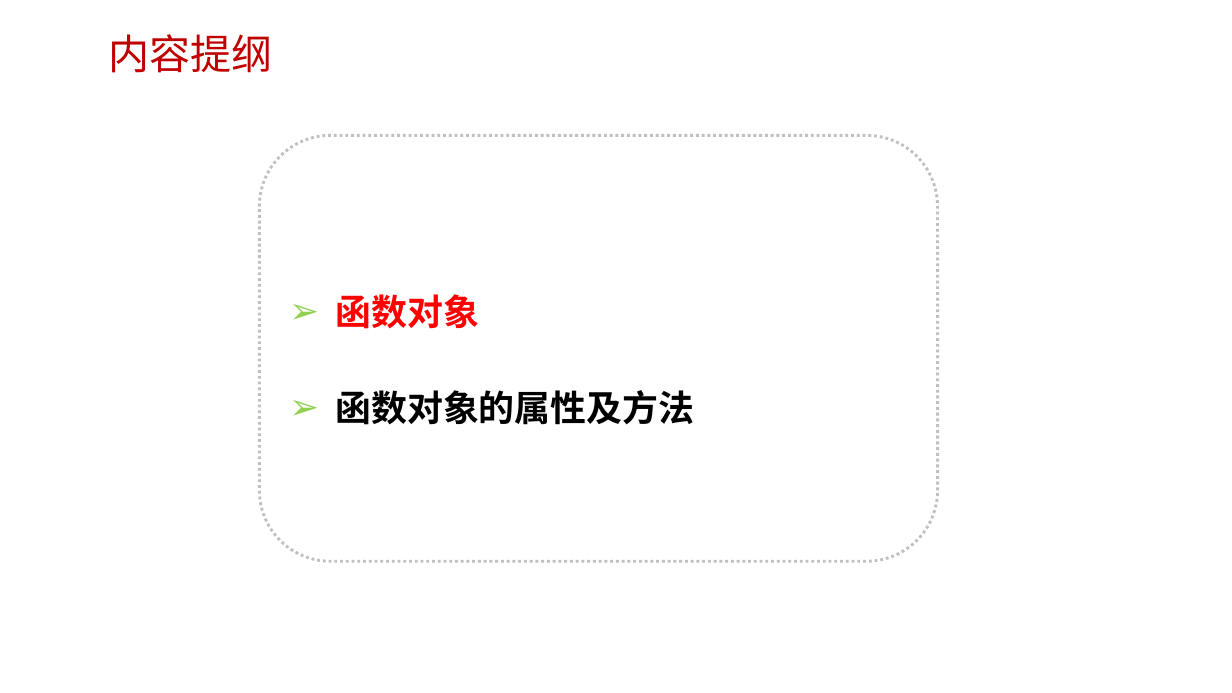
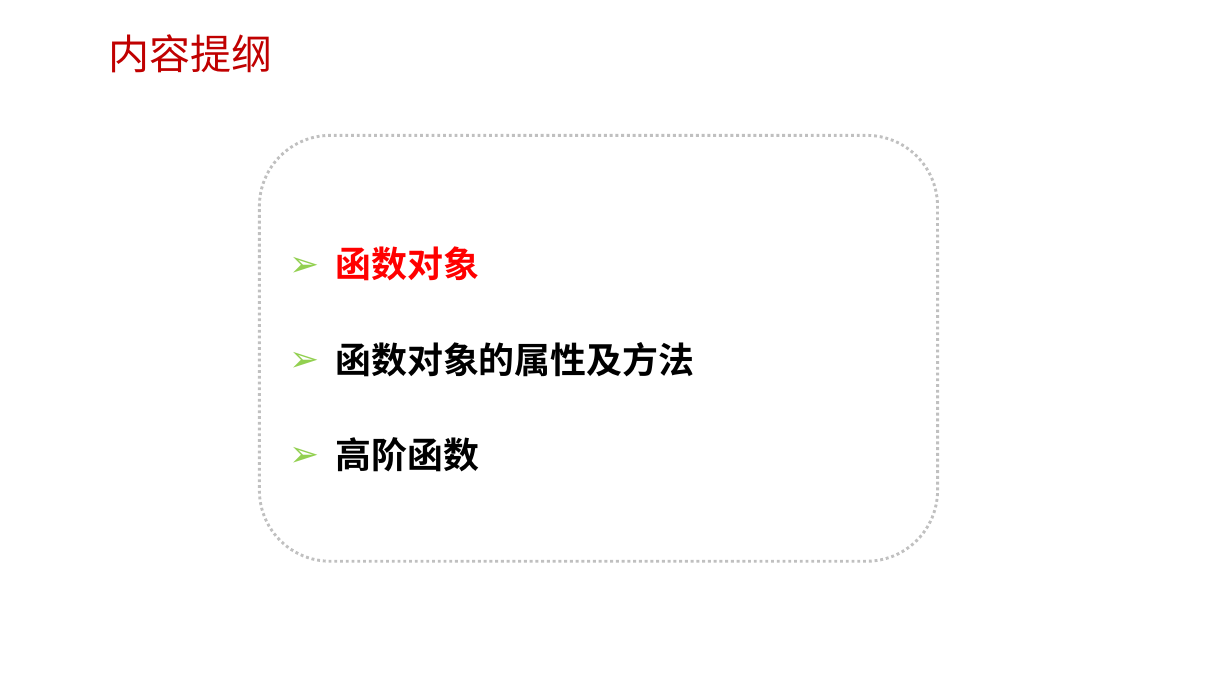
Before and after one commit to edu2act/course-javascript-advanced, a slide deck: slide 17 of 课程PPT/04.JavaScript函数进阶一.pptx. Drawn at 1232x693 pixels with LibreOffice and Linux fonts; fonts in the diff are those of the drawing; background and template pictures are left out. Boxes give left, top, right and bottom in pixels: in the first picture for what was removed or moved away, otherwise in the second. Text is boxed around its words. In the diff, an @@ line names an element or a change of style, - is before the commit and + after.

```diff
--- a/课程PPT/04.JavaScript函数进阶一.pptx
+++ b/课程PPT/04.JavaScript函数进阶一.pptx
@@ text in rounded rectangle at (335, 437, 479, 472): paragraph added @@
+➢ 高阶函数
```
Also in this commit, not shown: 3 other slides changed, 2 slides added, 5 other files.
